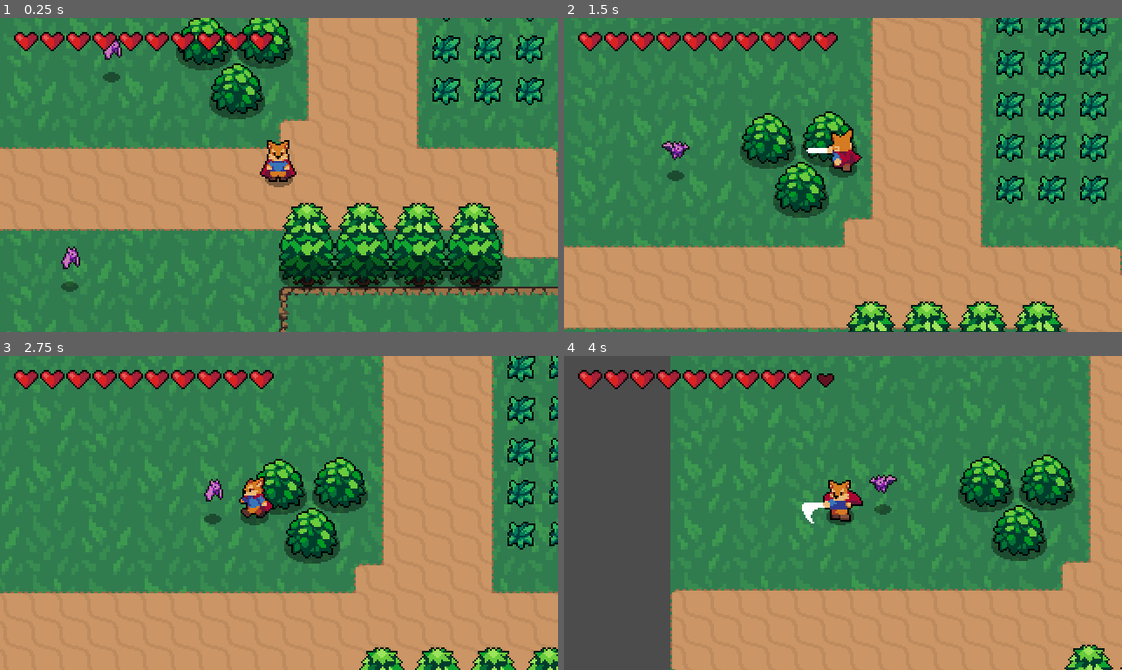
Above: before the commit, frames 1-4 (two rows, left to right).
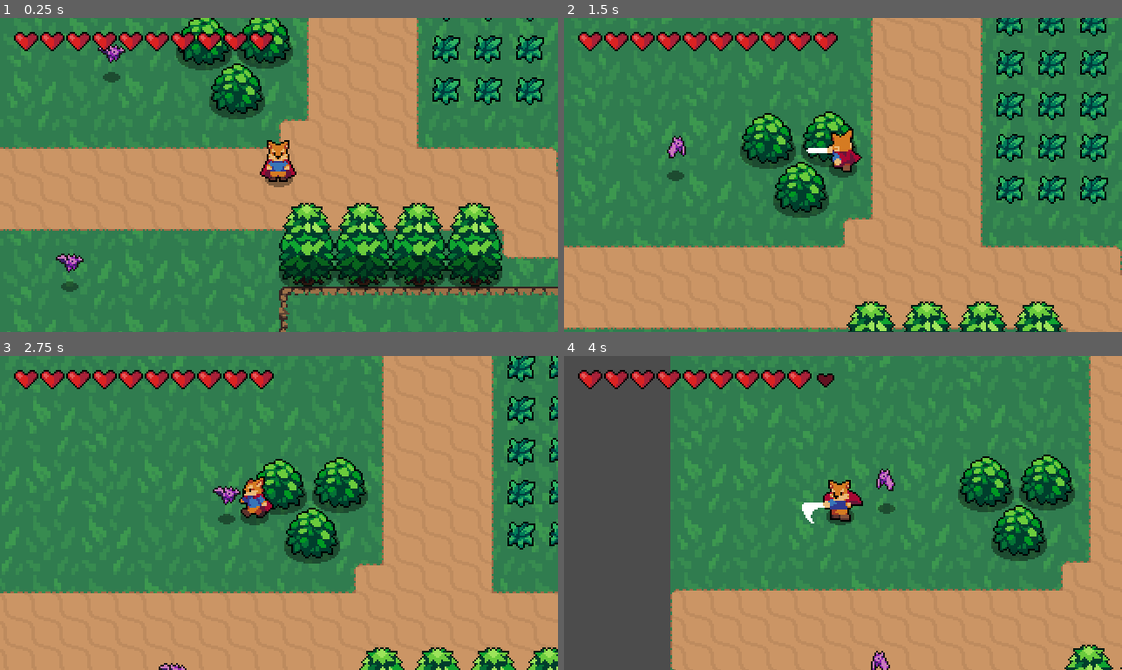
Above: after the commit, the same moments.

Repository: Jonak-Adipta-Kalita/JAK-Ultimate-Adventure-Game
Game: Godot game, scene res://World.tscn
Two runs of this game, one before a commit and one after it. Both use one fixed random seed, a clock stepped at 60 frames per second and the inputs below.
Inputs:
- Up to frame 1 (0.25 s): no input
- Up to frame 2 (1.5 s): hold Up (ui_up) from 0.53 s (still down); tap K (roll) at 0.6 s; tap J (attack) at 1.35 s
- Up to frame 3 (2.75 s): tap K (roll) at 1.55, 2.1 s; release Up (ui_up) at 2.03 s; hold Left (ui_left) from 2.03 s (still down)
- Up to frame 4 (4 s): tap K (roll) at 2.85, 3.8 s; release Left (ui_left) at 3.53 s; hold Down (ui_down) from 3.53 s (still down); tap J (attack) at 3.6 s

The runs differ from the first frame. In frame 1, 0.4% of the frame differs, in the area x 10-23%, y 6-82%; in frame 2, 0.2%; in frame 3, 0.5%, in the area x 28-44%, y 39-100%; in frame 4, 0.4%.

Commit message:
bat wander state

Diff:
--- a/Enemies/Bat.gd
+++ b/Enemies/Bat.gd
@@ -5,6 +5,7 @@
 export(int) var MAX_SPEED = 50
 export(int) var ACCELERATION = 200
 export(int) var FRICTION = 200
+export(int) var WANDER_TARGET_RANGE = 4
 
 enum {
 	IDLE,
@@ -21,6 +22,10 @@
 onready var sprite = $AnimatedSprite
 onready var hurtbox = $HurtBox
 onready var softCollision = $SoftCollision
+onready var wanderController = $WanderController
+
+func _ready():
+	state = pick_random_state([IDLE, WANDER])
 
 func _physics_process(delta):
 	knockback = knockback.move_toward(Vector2.ZERO, ACCELERATION * delta)
@@ -30,27 +35,48 @@
 		IDLE:
 			velocity = velocity.move_toward(Vector2.ZERO, ACCELERATION * delta)
 			seek_player()
+
+			if wanderController.get_time_left() == 0:
+				update_wander()
 		WANDER:
-			pass
+			seek_player()
+
+			if wanderController.get_time_left() == 0:
+				update_wander()
+
+			accelerate_towards_point(wanderController.target_position, delta)
+
+			if global_position.distance_to(wanderController.target_position) <= WANDER_TARGET_RANGE:
+				update_wander()
 		CHASE:
 			var player = playerDetectionZone.player
 
 			if player != null:
-				var direction_to_player = position.direction_to(player.global_position)
-				velocity = velocity.move_toward(direction_to_player * MAX_SPEED, ACCELERATION * delta)
+				accelerate_towards_point(player.global_position, delta)
 			else:
 				state = IDLE
-
-			sprite.flip_h = velocity.x < 0
 
 	if softCollision.is_colliding():
 		velocity += softCollision.get_push_vector() * delta * 400
 
 	velocity = move_and_slide(velocity)
 
+func accelerate_towards_point(point, delta):
+	var direction = global_position.direction_to(point)
+	velocity = velocity.move_toward(direction * MAX_SPEED, ACCELERATION * delta)
+	sprite.flip_h = velocity.x < 0
+
 func seek_player():
 	if playerDetectionZone.can_see_player():
 		state = CHASE
+
+func update_wander():
+	state = pick_random_state([IDLE, WANDER])
+	wanderController.start_wander_timer(rand_range(1, 3))
+
+func pick_random_state(state_list: Array):
+	state_list.shuffle()
+	return state_list.pop_front()
 
 func _on_HurtBox_area_entered(area):
 	stats.health -= area.damage
--- a/Enemies/Bat.tscn
+++ b/Enemies/Bat.tscn
@@ -8,6 +8,7 @@
 [ext_resource path="res://Enemies/PlayerDetectionZone.tscn" type="PackedScene" id=6]
 [ext_resource path="res://Overlap/HitBox.tscn" type="PackedScene" id=7]
 [ext_resource path="res://Overlap/SoftCollision.tscn" type="PackedScene" id=8]
+[ext_resource path="res://Enemies/WanderController.tscn" type="PackedScene" id=9]
 
 [sub_resource type="AtlasTexture" id=1]
 atlas = ExtResource( 1 )
@@ -60,7 +61,7 @@
 [node name="AnimatedSprite" type="AnimatedSprite" parent="."]
 frames = SubResource( 6 )
 animation = "AnimationFly"
-frame = 4
+frame = 2
 playing = true
 offset = Vector2( 0, -12 )
 
@@ -98,6 +99,8 @@
 [node name="CollisionShape2D" parent="SoftCollision" index="0"]
 shape = SubResource( 11 )
 
+[node name="WanderController" parent="." instance=ExtResource( 9 )]
+
 [connection signal="area_entered" from="HurtBox" to="." method="_on_HurtBox_area_entered"]
 [connection signal="no_health" from="Stats" to="." method="_on_Stats_no_health"]
 
--- /dev/null
+++ b/Enemies/WanderController.gd
@@ -0,0 +1,21 @@
+extends Node2D
+
+export(int) var wander_range = 32
+
+onready var start_position = global_position
+onready var target_position = global_position
+
+onready var timer = $Timer
+
+func update_target_position():
+	var target_vector = Vector2(rand_range(-wander_range, wander_range), rand_range(-wander_range, wander_range))
+	target_position = start_position + target_vector
+
+func get_time_left():
+	return timer.time_left
+
+func start_wander_timer(duration):
+	timer.start(duration)
+
+func _on_Timer_timeout():
+	update_target_position()
--- /dev/null
+++ b/Enemies/WanderController.tscn
@@ -0,0 +1,12 @@
+[gd_scene load_steps=2 format=2]
+
+[ext_resource path="res://Enemies/WanderController.gd" type="Script" id=1]
+
+[node name="WanderController" type="Node2D"]
+script = ExtResource( 1 )
+
+[node name="Timer" type="Timer" parent="."]
+one_shot = true
+autostart = true
+
+[connection signal="timeout" from="Timer" to="." method="_on_Timer_timeout"]
--- a/Player/Player.gd
+++ b/Player/Player.gd
@@ -23,6 +23,7 @@
 onready var hurtbox = $HurtBox
 
 func _ready():
+	randomize()
 	var _player_stats_connect = stats.connect("no_health", self, "queue_free")
 	animationTree.active = true
 	swordHitbox.knockback_vector = roll_vector
Not shown: 1 places in Enemies/Bat.tscn that only renumber resources
